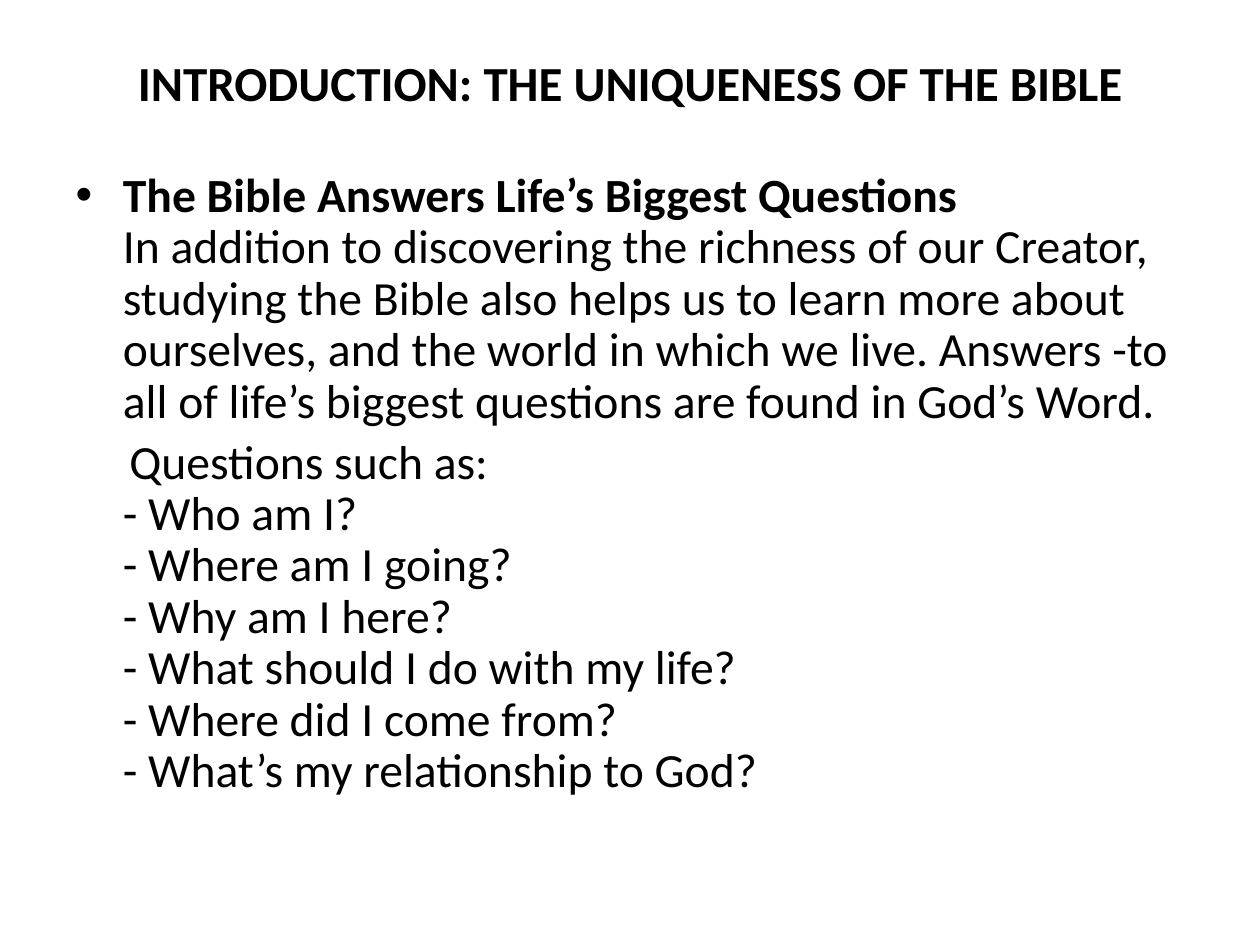
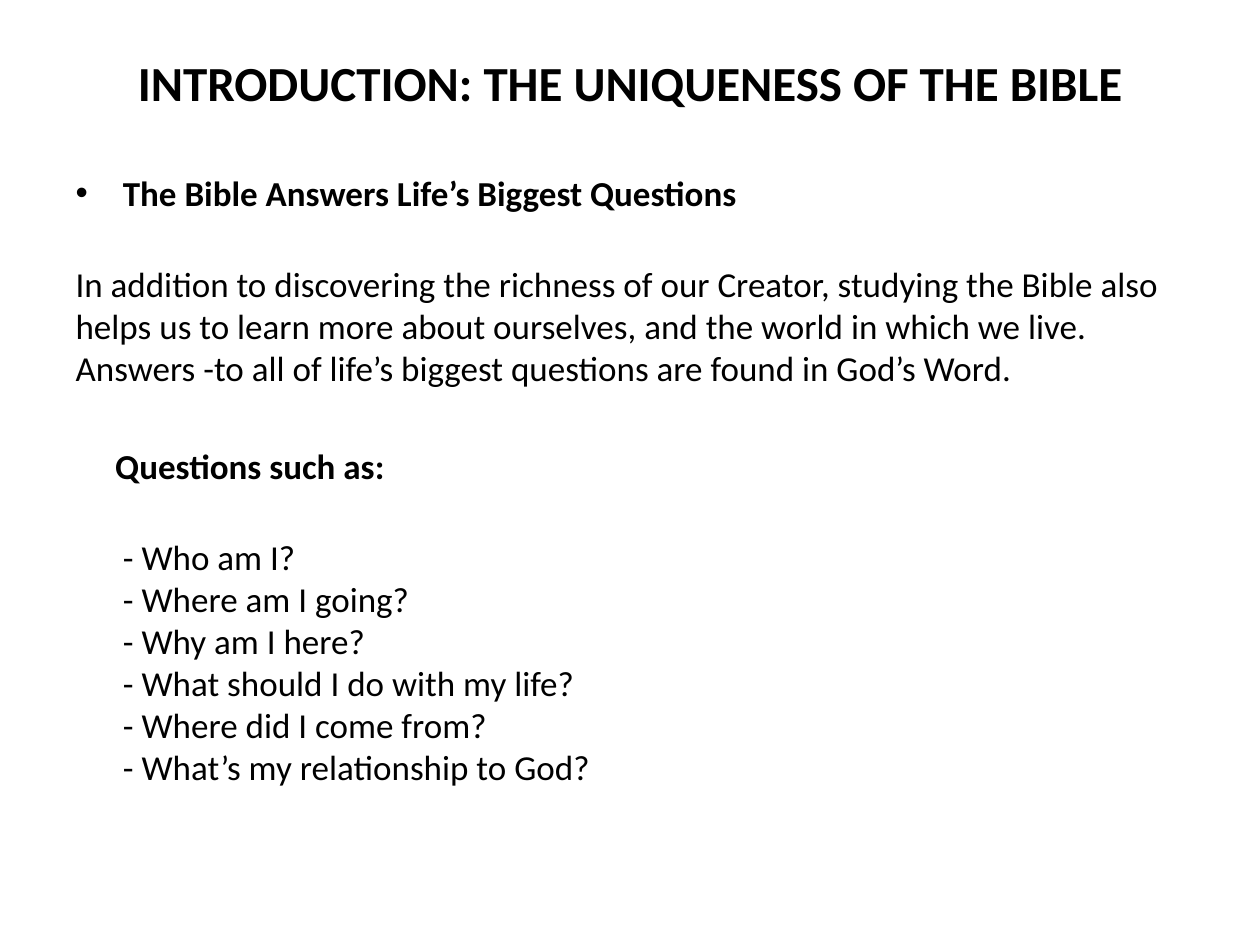
Before and after one commit to mutanganajoseph/Documents, a slide deck: slide 4 of auca/sem-1/intro-to-Bible-study/1 intro to Bible study Notes.pptx (slide 5 before the commit). Drawn at 1260x945 pixels with LibreOffice and Linux fonts; fonts in the diff are those of the drawing. Boxes give left, top, right and bottom in pixels: in the first picture for what was removed or moved away, otherwise in the second. Text is boxed around its words. In the diff, an @@ line names an element or a change of style, - is before the commit and + after.

```diff
--- a/auca/sem-1/intro-to-Bible-study/1 intro to Bible study Notes.pptx
+++ b/auca/sem-1/intro-to-Bible-study/1 intro to Bible study Notes.pptx
@@ text at bbox=[76, 180, 1158, 786]: text changed; size 27.2 to 20 pt @@
-• The Bible Answers Life’s Biggest Questions
-  In addition to discovering the richness of our Creator, studying the Bible also helps us to learn more about ourselves, and the world in which we live. Answers -to all of life’s biggest questions are found in God’s Word.
-Questions such as:
-- Who am I?
-- Where am I going?
-- Why am I here?
-- What should I do with my life?
-- Where did I come from?
-- What’s my relationship to God?
+• The Bible Answers Life’s Biggest Questions
+In addition to discovering the richness of our Creator, studying the Bible also helps us to learn more about ourselves, and the world in which we live. Answers -to all of life’s biggest questions are found in God’s Word.
+Questions such as:
+- Who am I?
+- Where am I going?
+- Why am I here?
+- What should I do with my life?
+- Where did I come from?
+- What’s my relationship to God?
```
Also in this commit, not shown: 44 other slides changed, 1 slide added, 18 slides removed, 1 other file.
